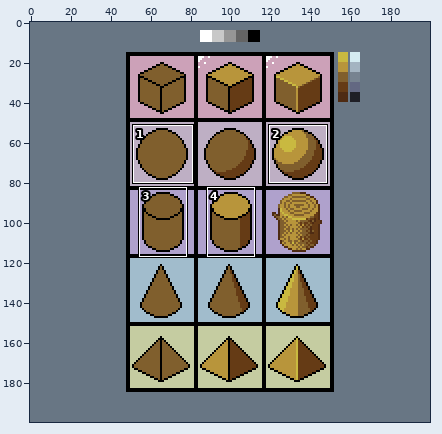
Pixel-art file, stored at 2020/12/26/Udemy - Challenge 4.aseprite. The picture above shows the old version from afar; the outline marks the close-up.
Close-up. As it was:
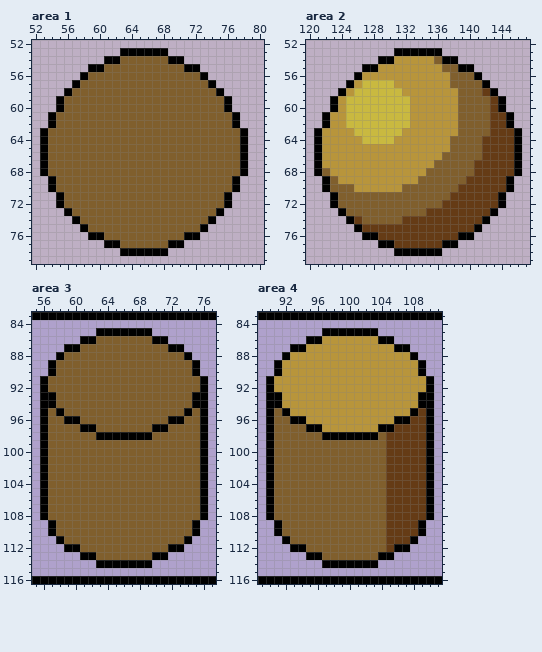
200x200 pixels, 1 frame. Shown: area 1: x 52..80, y 52..79; area 2: x 120..147, y 52..79; area 3: x 55..77, y 83..116; area 4: x 89..111, y 83..116. The commit also changed other parts of the picture, which this record leaves out.
After:
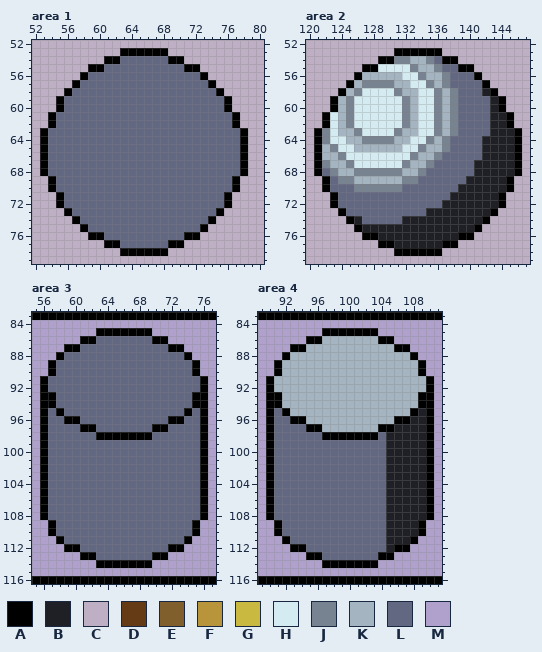
Palette (. is transparent): A #000000  B #1f1f26  C #beafc4  D #653b15  E #805f2d  F #b8953b  G #c9b940  H #d4ebf1  J #778390  K #a4b4c1  L #636882  M #afa1cc
Edits made:
layer "Wooden textures" now hidden
layer "Metallic textures" now shown
Changed rows in their new state; - is an unchanged pixel.
Area 1, layer "Metallic textures":
first column x 54:
54 ---------LLLLLL---------
55 -------LLLLLLLLLL-------
56 -----LLLLLLLLLLLLLL-----
57 ----LLLLLLLLLLLLLLLL----
58 ---LLLLLLLLLLLLLLLLLL---
59 --LLLLLLLLLLLLLLLLLLLL--
60 --LLLLLLLLLLLLLLLLLLLL--
61 -LLLLLLLLLLLLLLLLLLLLLL-
62 -LLLLLLLLLLLLLLLLLLLLLL-
63 LLLLLLLLLLLLLLLLLLLLLLLL
64 LLLLLLLLLLLLLLLLLLLLLLLL
65 LLLLLLLLLLLLLLLLLLLLLLLL
66 LLLLLLLLLLLLLLLLLLLLLLLL
67 LLLLLLLLLLLLLLLLLLLLLLLL
68 LLLLLLLLLLLLLLLLLLLLLLLL
69 -LLLLLLLLLLLLLLLLLLLLLL-
70 -LLLLLLLLLLLLLLLLLLLLLL-
71 --LLLLLLLLLLLLLLLLLLLL--
72 --LLLLLLLLLLLLLLLLLLLL--
73 ---LLLLLLLLLLLLLLLLLL---
74 ----LLLLLLLLLLLLLLLL----
75 -----LLLLLLLLLLLLLL-----
76 -------LLLLLLLLLL-------
77 ---------LLLLLL---------
Area 2, layer "Metallic textures":
first column x 122:
54 ---------JJKKJL---------
55 -------HHHHJKKJLL-------
56 -----KKKKKHHJKKJLLL-----
57 ----KJJJJKKHHJKJLLLL----
58 ---KJHHHHJKKHHJKJLLLB---
59 --KJHHHHHHJKHHJKJLLLLB--
60 --KJHHHHHHJKHHJKJLLLLB--
61 -HKJHHHHHHJKHHJKJLLLLBB-
62 -HKJHHHHHHJKHHJKJLLLLBB-
63 JHKKJHHHHJKKHHJKJLLLLBBB
64 JHHKKJJJJKKHHJKJLLLLBBBB
65 KJHHKKKKKKHHJKKJLLLLBBBB
66 KKJHHHHHHHHJKKJLLLLLBBBB
67 JKKJHHHHHHJKKJLLLLLBBBBB
68 LJKKJJJJJJKKJLLLLLLBBBBB
69 -LJJKKKKKKJJLLLLLLBBBBB-
70 -LLLJJJJJJLLLLLLLBBBBBB-
71 --LLLLLLLLLLLLLLBBBBBB--
72 --LLLLLLLLLLLLLBBBBBBB--
73 ---LLLLLLLLLLBBBBBBBB---
74 ----BLLLLLBBBBBBBBBB----
75 -----BBBBBBBBBBBBBB-----
76 -------BBBBBBBBBB-------
77 ---------BBBBBB---------
Area 3, layer "Metallic textures":
first column x 57:
 86 ------LLLLLLL------
 87 ----LLLLLLLLLLL----
 88 --LLLLLLLLLLLLLLL--
 89 -LLLLLLLLLLLLLLLLL-
 90 -LLLLLLLLLLLLLLLLL-
 91 LLLLLLLLLLLLLLLLLLL
 92 LLLLLLLLLLLLLLLLLLL
 93 -LLLLLLLLLLLLLLLLL-
 94 -LLLLLLLLLLLLLLLLL-
 95 L-LLLLLLLLLLLLLLL-L
 96 LL--LLLLLLLLLLL--LL
 97 LLLL--LLLLLLL--LLLL
 98 LLLLLL-------LLLLLL
 99 LLLLLLLLLLLLLLLLLLL
100 LLLLLLLLLLLLLLLLLLL
101 LLLLLLLLLLLLLLLLLLL
102 LLLLLLLLLLLLLLLLLLL
103 LLLLLLLLLLLLLLLLLLL
104 LLLLLLLLLLLLLLLLLLL
105 LLLLLLLLLLLLLLLLLLL
106 LLLLLLLLLLLLLLLLLLL
107 LLLLLLLLLLLLLLLLLLL
108 LLLLLLLLLLLLLLLLLLL
109 -LLLLLLLLLLLLLLLLL-
110 -LLLLLLLLLLLLLLLLL-
111 --LLLLLLLLLLLLLLL--
112 ----LLLLLLLLLLL----
113 ------LLLLLLL------
Area 4, layer "Metallic textures":
first column x 91:
 86 ------KKKKKKK------
 87 ----KKKKKKKKKKK----
 88 --KKKKKKKKKKKKKKK--
 89 -KKKKKKKKKKKKKKKKK-
 90 -KKKKKKKKKKKKKKKKK-
 91 KKKKKKKKKKKKKKKKKKK
 92 KKKKKKKKKKKKKKKKKKK
 93 -KKKKKKKKKKKKKKKKK-
 94 -KKKKKKKKKKKKKKKKK-
 95 L-KKKKKKKKKKKKKKK-B
 96 LL--KKKKKKKKKKK--BB
 97 LLLL--KKKKKKK--BBBB
 98 LLLLLL-------LBBBBB
 99 LLLLLLLLLLLLLLBBBBB
100 LLLLLLLLLLLLLLBBBBB
101 LLLLLLLLLLLLLLBBBBB
102 LLLLLLLLLLLLLLBBBBB
103 LLLLLLLLLLLLLLBBBBB
104 LLLLLLLLLLLLLLBBBBB
105 LLLLLLLLLLLLLLBBBBB
106 LLLLLLLLLLLLLLBBBBB
107 LLLLLLLLLLLLLLBBBBB
108 LLLLLLLLLLLLLLBBBBB
109 -LLLLLLLLLLLLLBBBB-
110 -LLLLLLLLLLLLLBBBB-
111 --LLLLLLLLLLLLBBB--
112 ----LLLLLLLLLLB----
113 ------LLLLLLL------
Boxes around the changes in both close-ups, in picture pixels (x1, y1, x2, y2):
changed: (48, 56, 240, 248)
changed: (322, 56, 514, 248)
changed: (48, 336, 200, 560)
changed: (274, 336, 426, 560)
